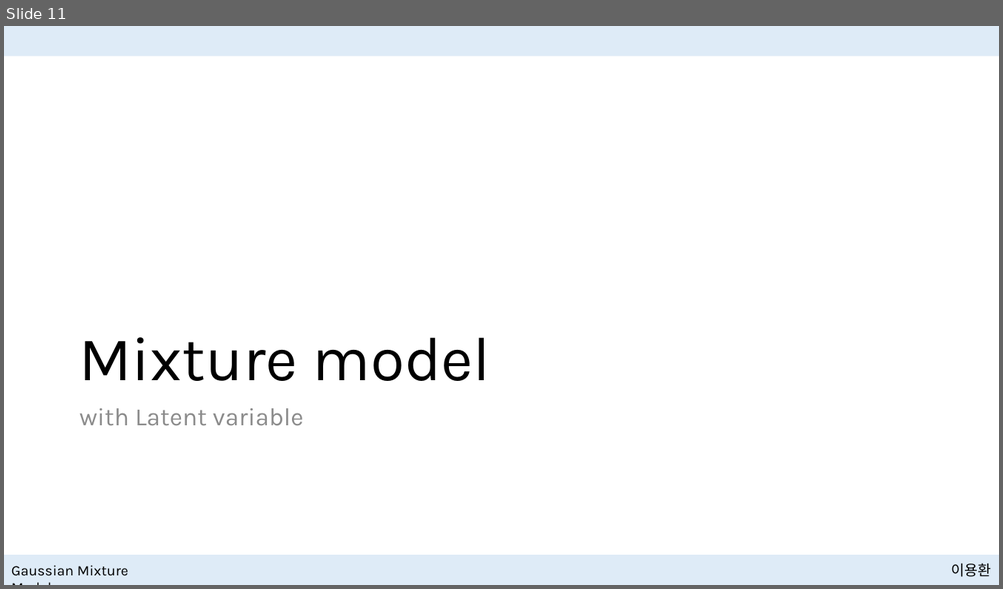
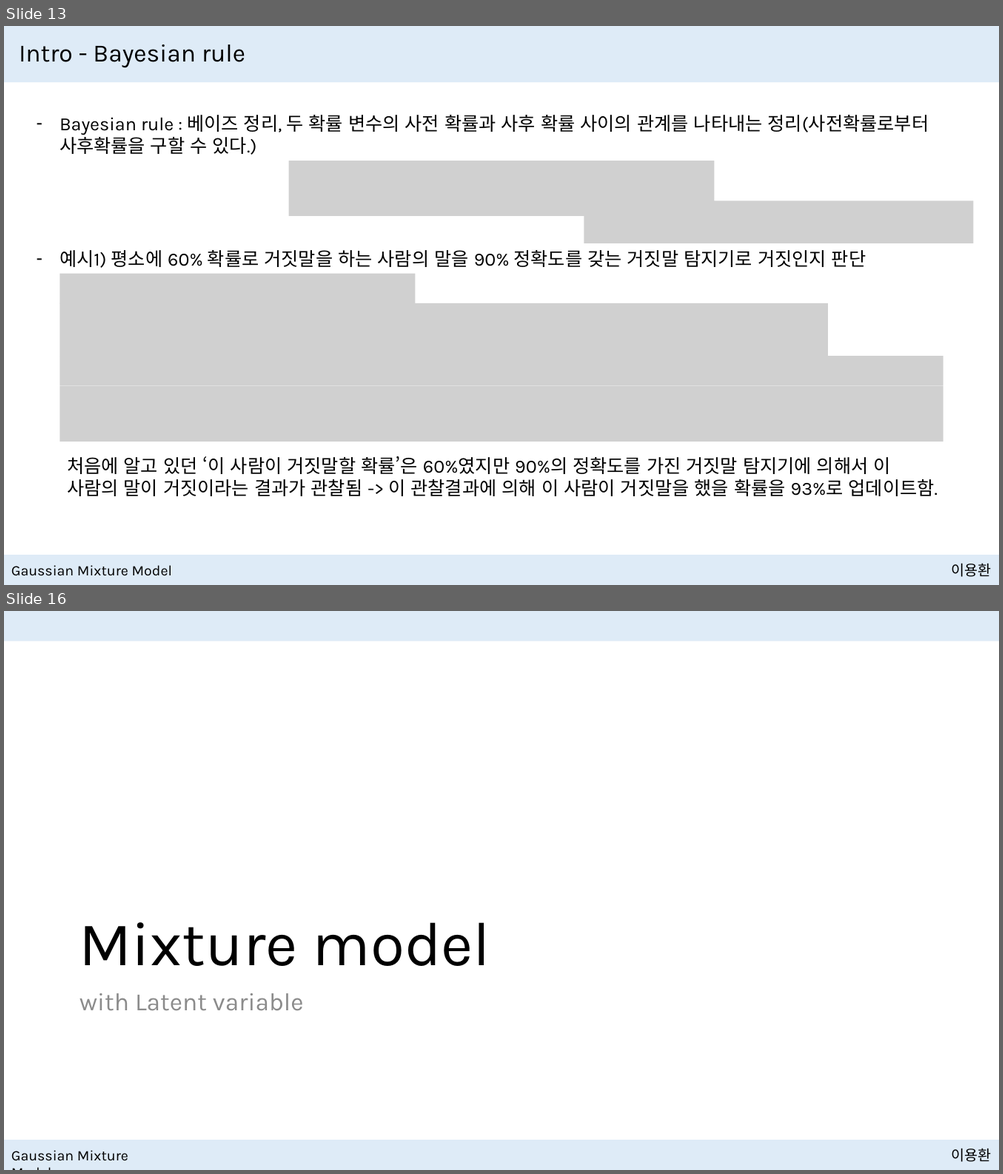
Before and after one commit to NewPlus/SeminarforNLP, a slide deck: Seminar/Gaussian Mixture Model/Presentation files/Gaussian Mixture.pptx. Shown one above the other, each under a label of ours: slide 11 before the commit, slides 13 and 16 after it; the slides between them are not shown. The pictures are 1003x589 and 1003x1174 pixels, drawn with LibreOffice and Linux fonts; fonts in the diff are those of the drawing; grey boxes stand for pictures. Boxes give left, top, right and bottom in pixels: in the first picture for what was removed or moved away, otherwise in the second. Text is boxed around its words. In the diff, an @@ line names an element or a change of style, - is before the commit and + after.

```diff
--- a/Seminar/Gaussian Mixture Model/Presentation files/Gaussian Mixture.pptx
+++ b/Seminar/Gaussian Mixture Model/Presentation files/Gaussian Mixture.pptx
@@ slide 13 added at [4, 26, 999, 585], background #FFFFFF; not listed: 2 template elements that a slide beside it also shows @@
@@ rectangle added at [4, 26, 999, 82], fill #DEEBF7 @@
@@ title added at [19, 44, 245, 68], 24 pt, text #000000 @@
+Intro - Bayesian rule
@@ text added at [60, 115, 929, 155], 18 pt, text #000000 @@
+– Bayesian rule : 베이즈 정리, 두 확률 변수의 사전 확률과 사후 확률 사이의 관계를 나타내는 정리(사전확률로부터 사후확률을 구할 수 있다.)
@@ picture added at [288, 161, 714, 216] @@
@@ picture added at [583, 201, 973, 243] @@
@@ text added at [60, 250, 865, 268], 18 pt, text #000000 @@
+– 예시1) 평소에 60% 확률로 거짓말을 하는 사람의 말을 90% 정확도를 갖는 거짓말 탐지기로 거짓인지 판단
@@ picture added at [60, 274, 415, 304] @@
@@ picture added at [60, 304, 828, 357] @@
@@ picture added at [60, 357, 943, 386] @@
@@ picture added at [60, 386, 943, 442] @@
@@ text added at [67, 457, 937, 497], 18 pt, text #000000 @@
+처음에 알고 있던 ‘이 사람이 거짓말할 확률’은 60%였지만 90%의 정확도를 가진 거짓말 탐지기에 의해서 이 사람의 말이 거짓이라는 결과가 관찰됨 -> 이 관찰결과에 의해 이 사람이 거짓말을 했을 확률을 93%로 업데이트함.
@@ text added at [11, 565, 173, 577], 14 pt, text #000000 @@
+Gaussian Mixture Model
@@ what was slide 11 is now slide 16 @@
```
Also in this commit, not shown: 5 slides changed, 44 other slides added, 1 other file.
